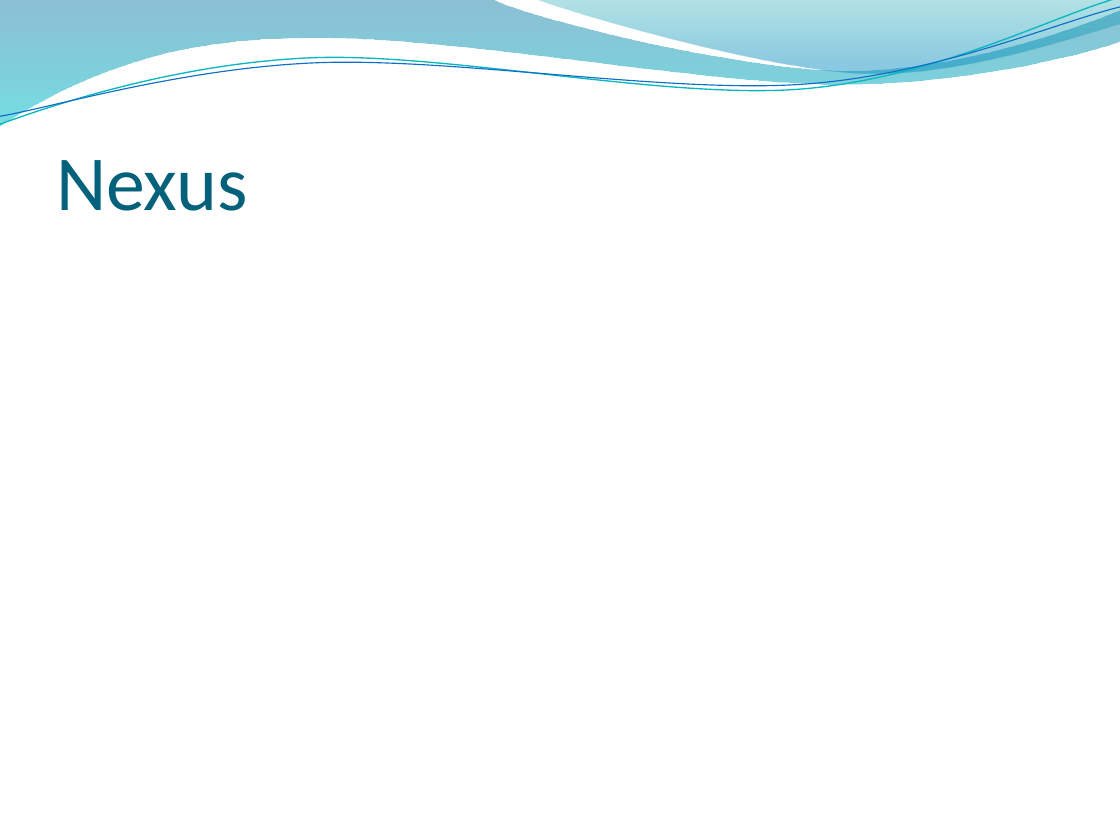
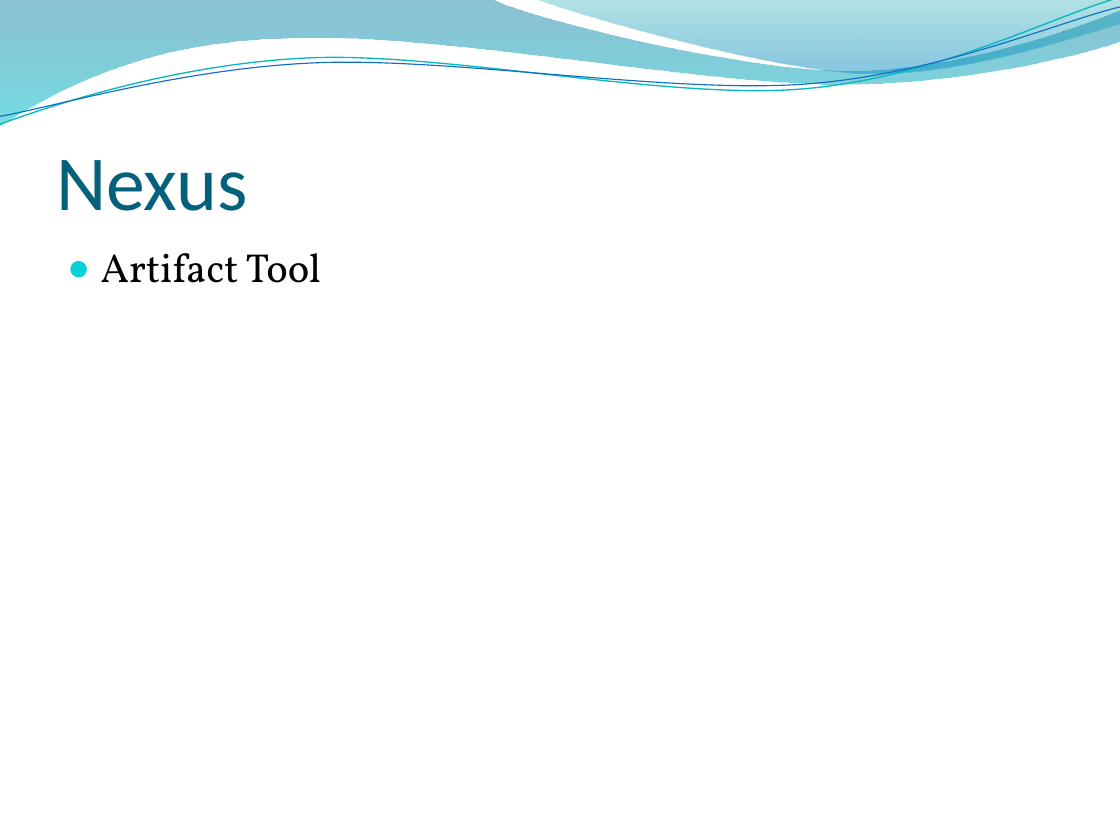
Before and after one commit to Brad94/Team2CIProject, a slide deck: slide 23 of Presentation.pptx. Drawn at 1120x840 pixels with LibreOffice and Linux fonts; fonts in the diff are those of the drawing; background and template pictures are left out. Boxes give left, top, right and bottom in pixels: in the first picture for what was removed or moved away, otherwise in the second. Text is boxed around its words. In the diff, an @@ line names an element or a change of style, - is before the commit and + after.

```diff
--- a/Presentation.pptx
+++ b/Presentation.pptx
@@ text added at [101, 253, 322, 283], 26 pt, text #000000 @@
+● Artifact Tool
```
Also in this commit, not shown: 1 other slide changed, 1 slide added.
